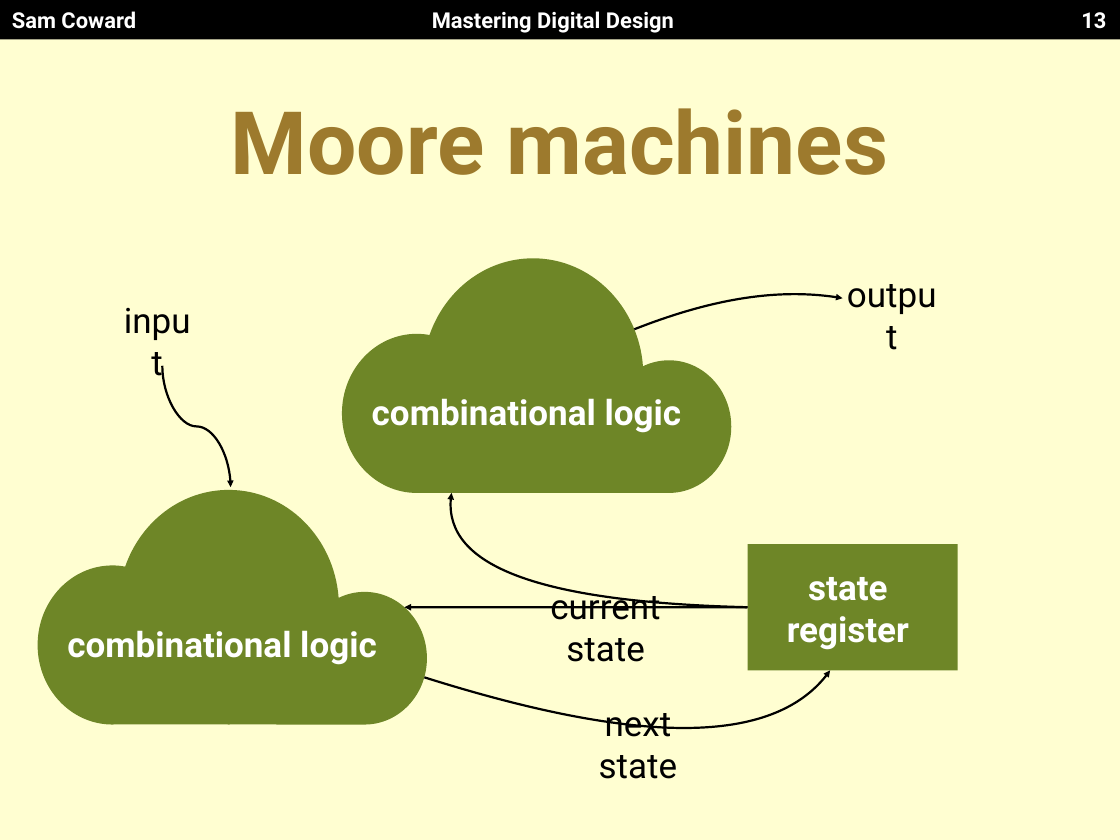
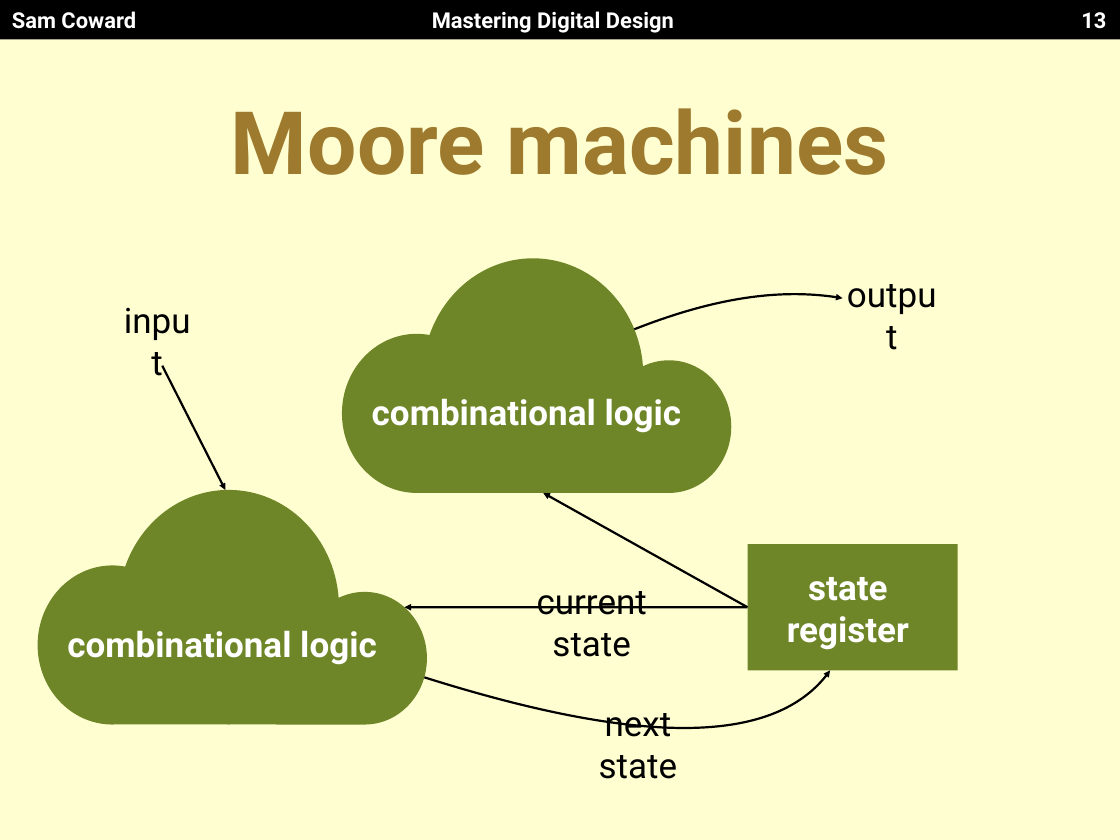
Before and after one commit to Mastering-Digital-Design/Lab-Module, a slide deck: slide 13 of lectures/lecture3.pptx. Drawn at 1120x840 pixels with LibreOffice and Linux fonts; fonts in the diff are those of the drawing. Boxes give left, top, right and bottom in pixels: in the first picture for what was removed or moved away, otherwise in the second. Text is boxed around its words. In the diff, an @@ line names an element or a change of style, - is before the commit and + after.

```diff
--- a/lectures/lecture3.pptx
+++ b/lectures/lecture3.pptx
@@ curved arrow moved from (162, 365) - (231, 488) to (162, 365) - (225, 490) @@
@@ curved arrow (162, 365) - (225, 490): curved arrow to arrow @@
@@ freeform shape removed at box(451, 493, 747, 607) @@
@@ arrow added from (747, 607) to (543, 493), #000000 2 pt @@
@@ text "current state" rewrapped from box(550, 587, 660, 662) to box(537, 591, 647, 657) @@
```
Also in this commit, not shown: 8 other slides changed, 1 slide added, 1 slide removed.
